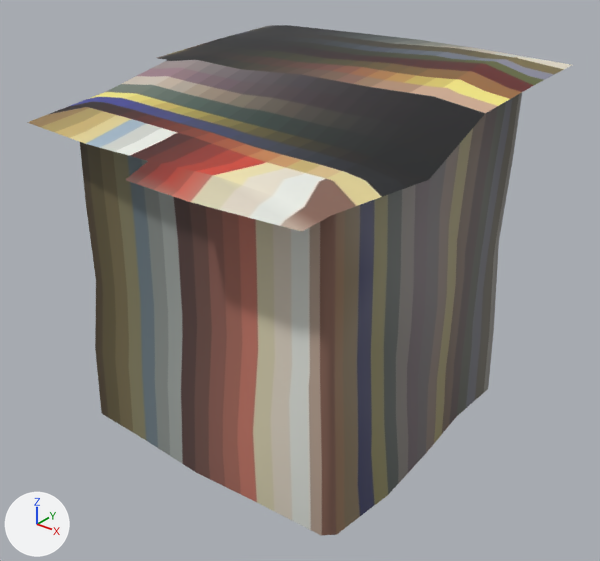
The glTF model dans_modeling_agency/assets/MSH_Building_005.glb as it was, and as the next commit left it.
Camera for both pictures: a 50 mm lens placed at (8.01, -10.05, 8.61), pointed at (0.16, -0.23, 2.53). The lights are fixed; the arrows at lower left show +X, +Y and +Z. Vertices at the same position are counted once.

Objects in the first picture: 'Base.015'.
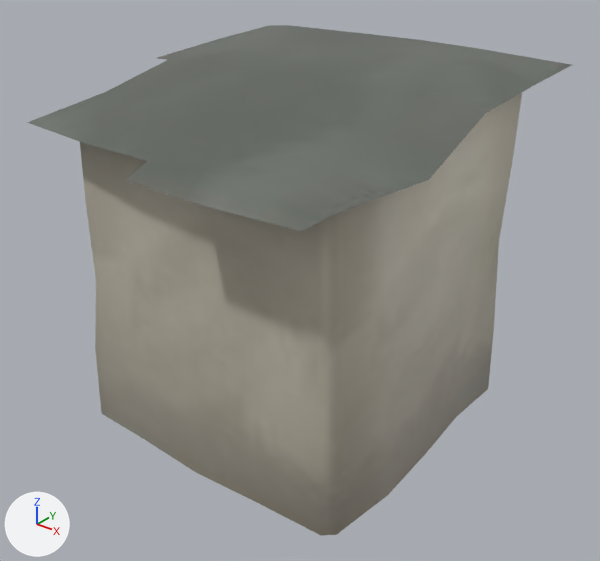
Boxes [x1, y1, x2, y2] around the edits, measured in the pictures (600 x 561 px):
'Base.015', surface changed
    both: [27, 25, 572, 536]

The change in detail:
Picture 'TX_Buildings' (img_tx_buildings) is new.
Material 'Material' (mat_material) changes its picture from img_tx_palette to img_tx_buildings.
me_grid_016 has 147 vertices, 232 faces and spans x -3.56..3.21, y -3.57..3.26, z 0.0..6.16.
me_grid_016 is used by ob_base_015; location (0.0, 0.0, 0.0).
me_grid_016 part 1: texture (UV) coordinates of 232 of 232 faces, centred in x -3.41..2.92, y -3.42..2.99, z 0.42..6.11, changed; they spanned u 0.0..1.0, v 0.0..1.0 and now span u 0.29..0.95, v 0.0..0.72.
